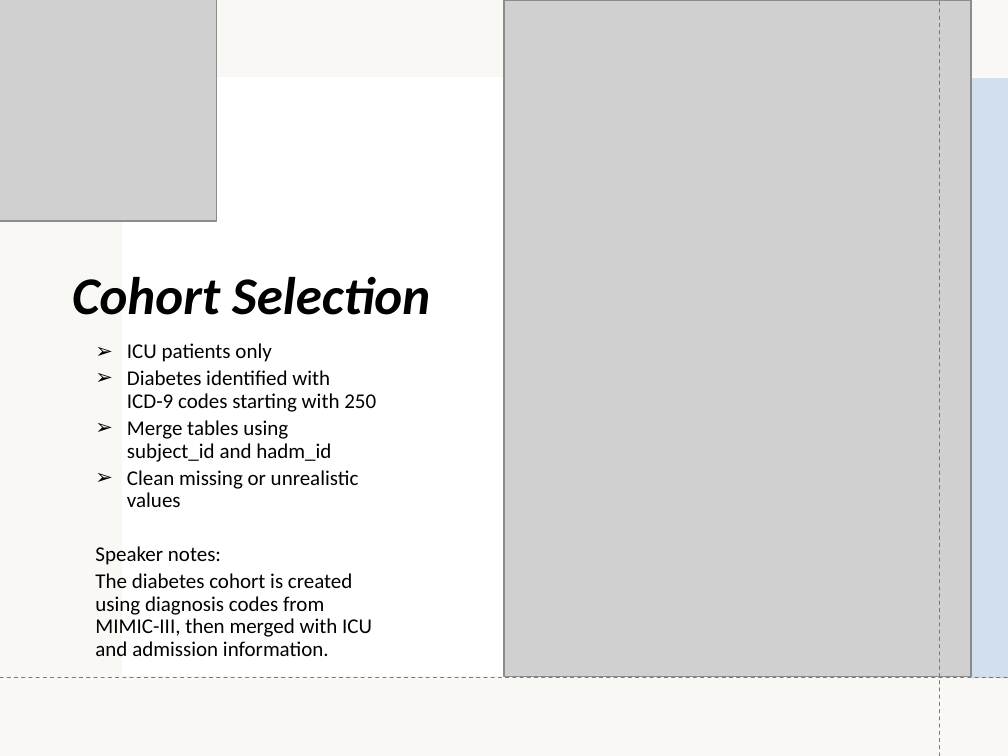
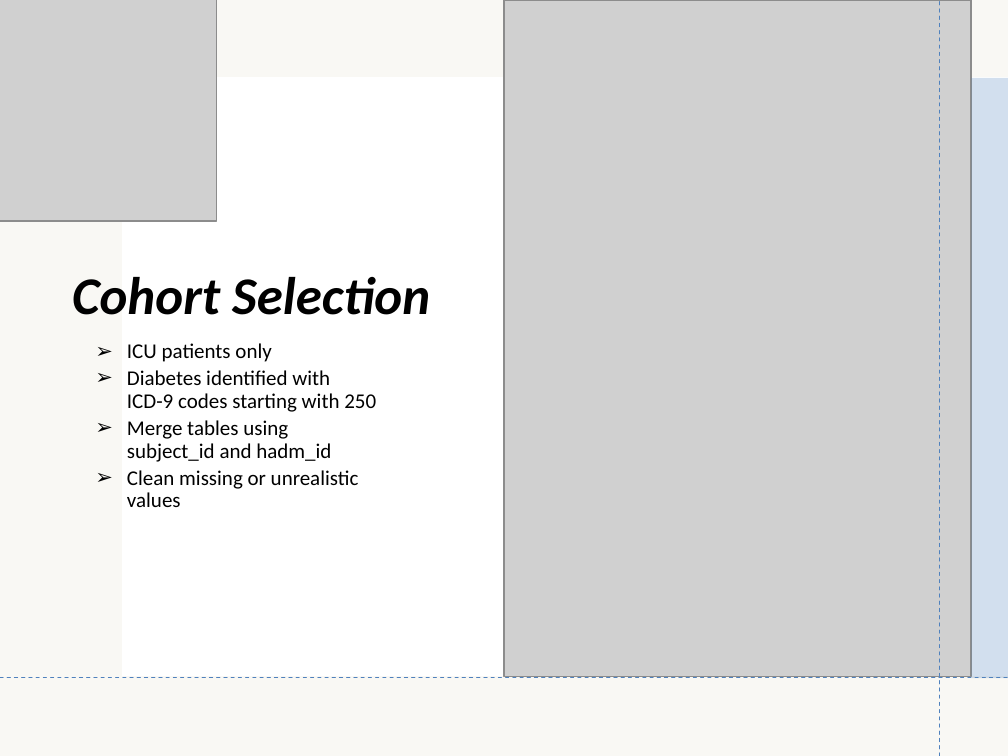
Before and after one commit to abhishekraman2001/AI-Health, a slide deck: slide 6 of akr3222-SelfLearningTuotorial.pptx. Drawn at 1008x756 pixels with LibreOffice and Linux fonts; fonts in the diff are those of the drawing; grey boxes stand for pictures. Boxes give left, top, right and bottom in pixels: in the first picture for what was removed or moved away, otherwise in the second. Text is boxed around its words. In the diff, an @@ line names an element or a change of style, - is before the commit and + after.

```diff
--- a/akr3222-SelfLearningTuotorial.pptx
+++ b/akr3222-SelfLearningTuotorial.pptx
@@ text at (95,546,372,656): paragraphs removed @@
-  Speaker notes:
-  The diabetes cohort is created using diagnosis codes from MIMIC-III, then merged with ICU and admission information.
```
Also in this commit, not shown: 10 other slides changed.
